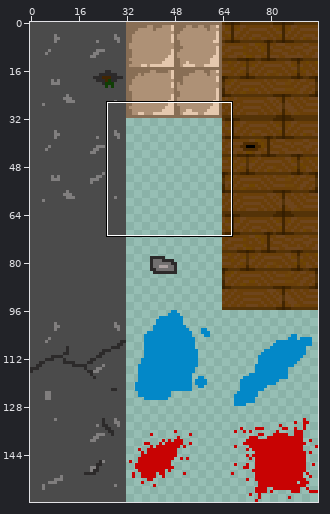
A sprite sheet gets an edit: Zona_De_Contagio_Game/assets/scenarios/chao.png. Above, an overview of the earlier version with the close-up marked.
Close-up. As it was:
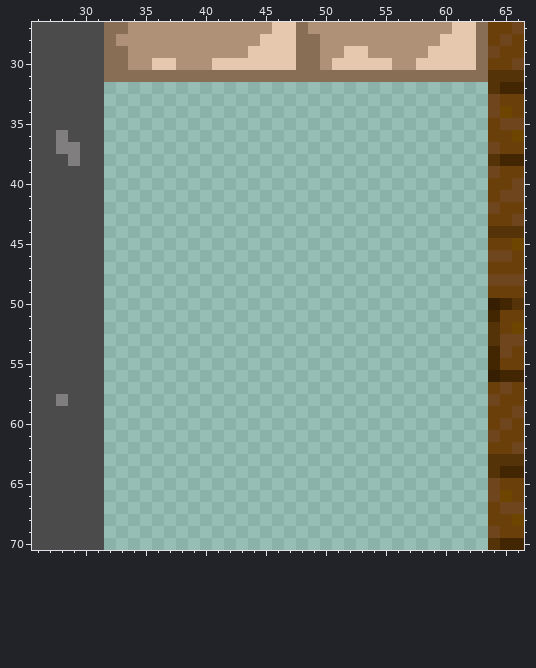
The file is 96x160 pixels. Colours within 5 levels of each other are drawn and written as one. Shown: x 26..66, y 27..70.
Once edited:
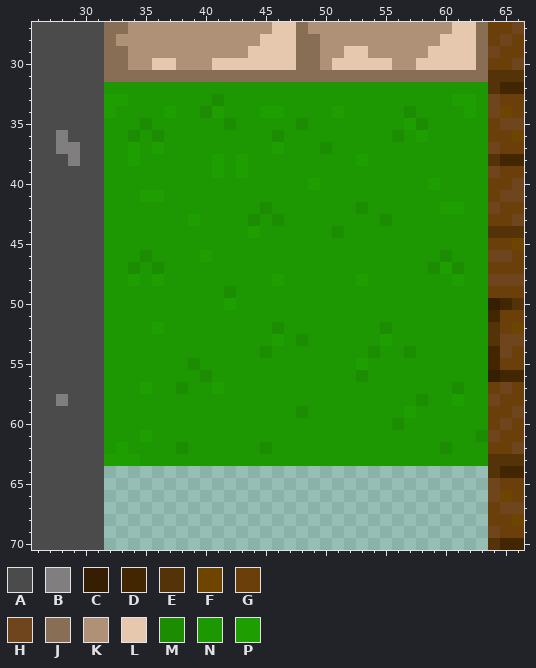
Palette (. is transparent): A #4b4b4b  B #807e7e  C #351e01  D #422602  E #543308  F #6e4500  G #6a3f09  H #6e451c  J #886e55  K #ae9176  L #e5c8ae  M #1c8c02  N #1e9802  P #1e9e00
Difference:
@@ x 26..66 @@
 31 AAAAAAJJJJJJJJJJJJJJJJJJJJJJJJJJJJJJJJEEE
-32 AAAAAA................................EDD
-33 AAAAAA................................HGG
-34 AAAAAA................................HFG
-35 AAAAAA................................GHH
-36 AABAAA................................GGF
-37 AABBAA................................HGG
-38 AAABAA................................EDD
-39 AAAAAA................................HGG
-40 AAAAAA................................GGH
-41 AAAAAA................................GHH
-42 AAAAAA................................HGG
-43 AAAAAA................................GGH
-44 AAAAAA................................EEE
-45 AAAAAA................................GGF
-46 AAAAAA................................HHG
-47 AAAAAA................................GGG
-48 AAAAAA................................HHH
-49 AAAAAA................................GGG
-50 AAAAAA................................CDE
-51 AAAAAA................................DGG
-52 AAAAAA................................EGF
-53 AAAAAA................................EHH
-54 AAAAAA................................DHG
-55 AAAAAA................................DGG
-56 AAAAAA................................CDD
-57 AAAAAA................................GHG
-58 AABAAA................................HGG
-59 AAAAAA................................GGH
-60 AAAAAA................................GHG
-61 AAAAAA................................HGG
-62 AAAAAA................................GGH
-63 AAAAAA................................EEE
+32 AAAAAANNNNNNNNNNNNNNNNNNNNNNNNNNNNNNNNEDD
+33 AAAAAAPPNNNNNNNMNNNNNNNNNNNNNNNNNNNPPNHGG
+34 AAAAAAPNNNNPNNMPNNNPPNNNNPNNNNNMNNNNPNHFG
+35 AAAAAANNNMNNNNNNMNNNNNMNNNNNNNNPMNNNNNGHH
+36 AABAAANNMNMNNNNNNNNNMNNNNNNNNNMNPNNNNNGGF
+37 AABBAANNPNPNNNNNNNNNPNNNMNNNNNNNNNNNNNHGG
+38 AAABAANNPNNNNNNPNPNNNNNNNNNPNNNNNNNNNNEDD
+39 AAAAAANNNNNNNNNPNPNNNNNNNNNNNNNNNNNNNNHGG
+40 AAAAAANNNNNNNNNNNNNNNNNPNNNNNNNNNPNNNNGGH
+41 AAAAAANNNPPNNNNNNNNNNNNNNNNNNNNNNNNNNNGHH
+42 AAAAAANNNNNNNNNNNNNMNNNNNNNMNNNNNNPPNNHGG
+43 AAAAAANNNNNNNPNNNNMNMNNNNNNNNMNNNNNNNNGGH
+44 AAAAAANNNNNNNNNNNNPNNNNNNMNNNNNNNNNNNNEEE
+45 AAAAAANNNNNNNNNNNNNNNNNNNNNNNNNNNNNNNNGGF
+46 AAAAAANNNMNNNNPNNNNNNNNNNNNNNNNNNNMNNNHHG
+47 AAAAAANNMNMNNNNNNNNNNNNNNNNNNNNNNMPMNNGGG
+48 AAAAAANNPNPNNNNNNNNNPNNNNNNPNNNNNNNPNNHHH
+49 AAAAAANNNNNNNNNNMNNNNNNNNNNNNNNNNNNNNNGGG
+50 AAAAAANNNNNNNNNNPNNNNNNNNNNNNNNNNNNNNNCDE
+51 AAAAAANNNNNNNNNNNNNNNNNNNNNNNNNNNNNNNNDGG
+52 AAAAAANNNNPNNNNNNNNNMNNNNNNNNMNNNNNNNNEGF
+53 AAAAAANNNNNNNNNNNNNNPNMNNNNNNPNNNNNNNNEHH
+54 AAAAAANNNNNNNNNNNNNMNNNNNNNNMNNMNNNNNNDHG
+55 AAAAAANNNNNNNMNNNNNNNNNNNNNPNNNNNNNNNNDGG
+56 AAAAAANNNNNNNNMNNNNNNNNNNNNMNNNNNNNNNNCDD
+57 AAAAAANNNPNNMNNPNNNNNNNNNNNNNNNNNNNMNNGHG
+58 AABAAANNNNNNNNNNNNNNNNNNNNNNNNNNMNNPNNHGG
+59 AAAAAANNNNNNNNNNNNNNNNMNNNNNNNNPNNNNNNGGH
+60 AAAAAANNNNNNNNNNNNNNNNNNNNNNNNMNNNNNNNGHG
+61 AAAAAANNNPNNNNNNNNNNNNNNNNNNNNNNNNNNNMHGG
+62 AAAAAANPNNNNMNNNNNNMNNNNNNNNNNNNNNMNNNGGH
+63 AAAAAAPPPNNNNNNNNNNNNNNNNNNNNNNNNNNNNNEEE
 64 AAAAAA................................EDD
